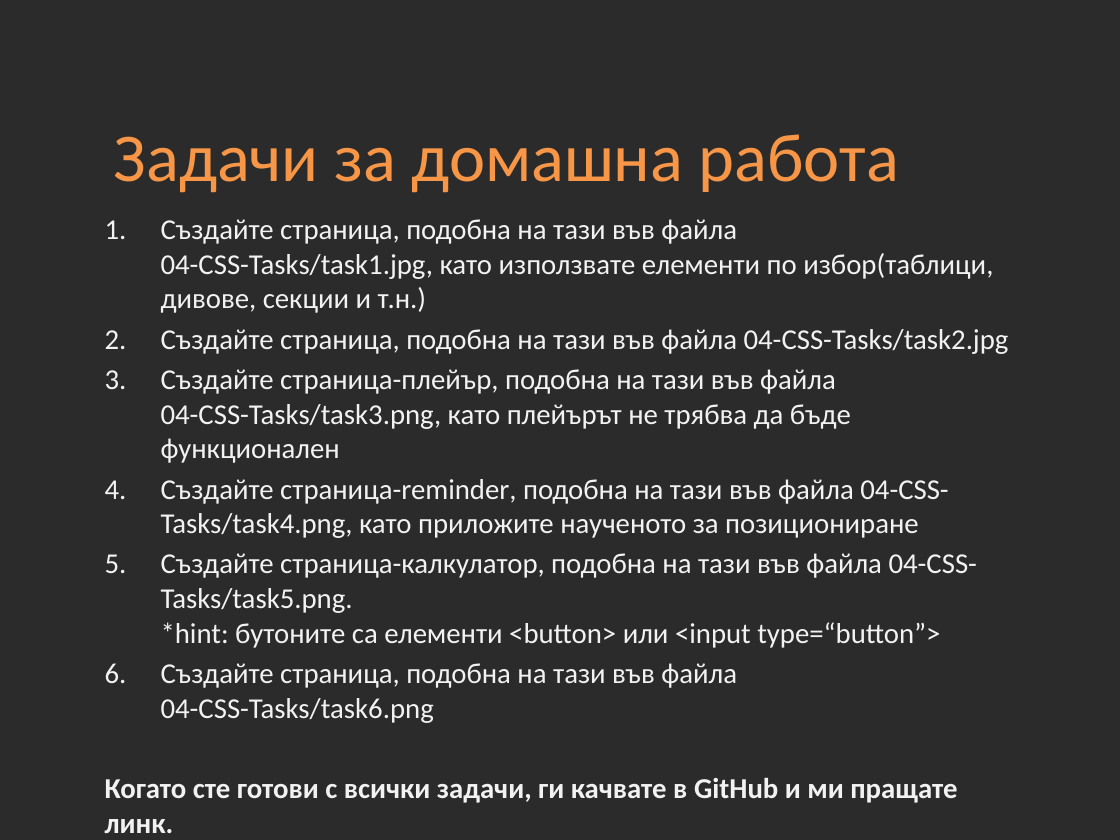
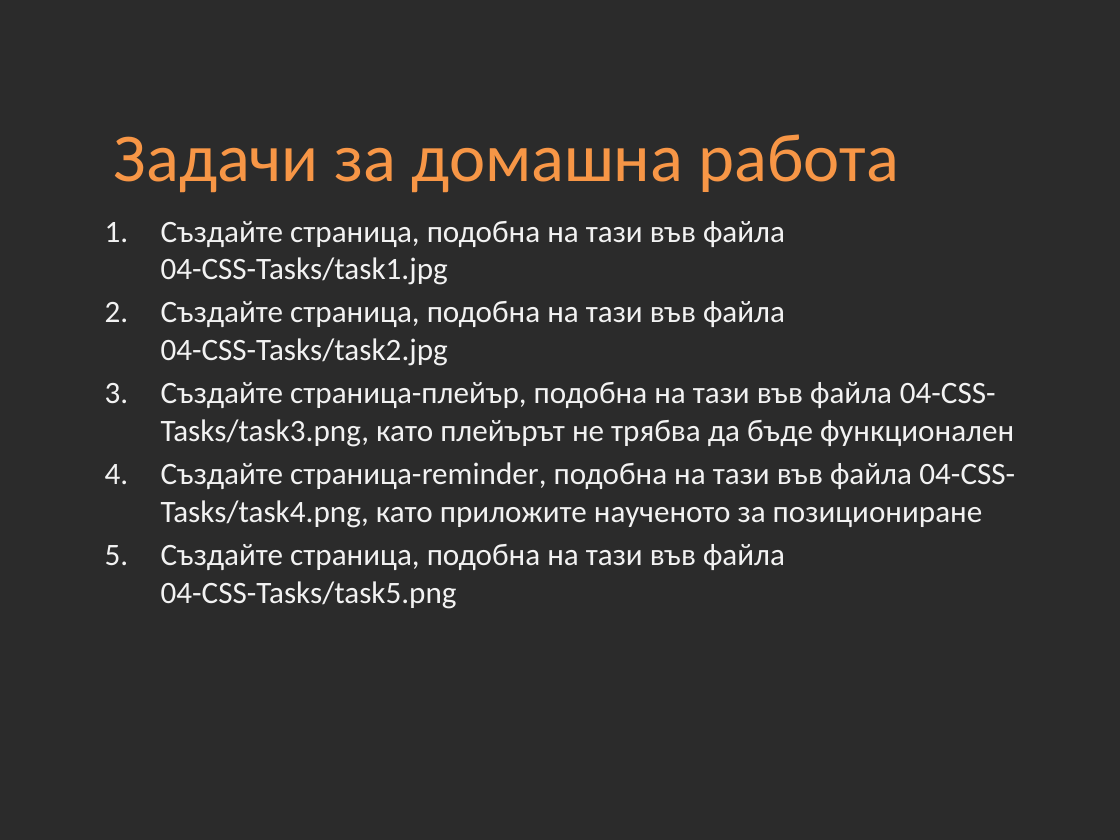
Before and after one commit to Academy-Soft-Intellect/Front-End-Course, a slide deck: slide 36 of 04-CSS/04-CSS.pptx. Drawn at 1120x840 pixels with LibreOffice and Linux fonts; fonts in the diff are those of the drawing; background and template pictures are left out; a plain dark background stands for a picture behind light text. Boxes give left, top, right and bottom in pixels: in the first picture for what was removed or moved away, otherwise in the second. Text is boxed around its words. In the diff, an @@ line names an element or a change of style, - is before the commit and + after.

Commit message:
Homework 04.css change

```diff
--- a/04-CSS/04-CSS.pptx
+++ b/04-CSS/04-CSS.pptx
@@ text at box(161, 221, 785, 285): text changed; size 18.5 to 20 pt @@
-1. Създайте страница, подобна на тази във файла 04-CSS-Tasks/task1.jpg, като използвате елементи по избор(таблици, дивове, секции и т.н.)
+1. Създайте страница, подобна на тази във файла 04-CSS-Tasks/task1.jpg
@@ text at box(161, 301, 1015, 528): size 18.5 to 20 pt in "Създайте страница, подобна на тази във файла ...", "Създайте страница-плейър, подобна на тази във файла ...", "Създайте страница-reminder, подобна на тази във файла ..." @@
@@ text at box(161, 544, 785, 609): text changed; size 18.5 to 20 pt @@
-5. Създайте страница-калкулатор, подобна на тази във файла 04-CSS-Tasks/task5.png. *hint: бутоните са елементи <button> или <input type=“button”>
-6. Създайте страница, подобна на тази във файла 04-CSS-Tasks/task6.png
-Когато сте готови с всички задачи, ги качвате в GitHub и ми пращате линк.
+5. Създайте страница, подобна на тази във файла 04-CSS-Tasks/task5.png
```
